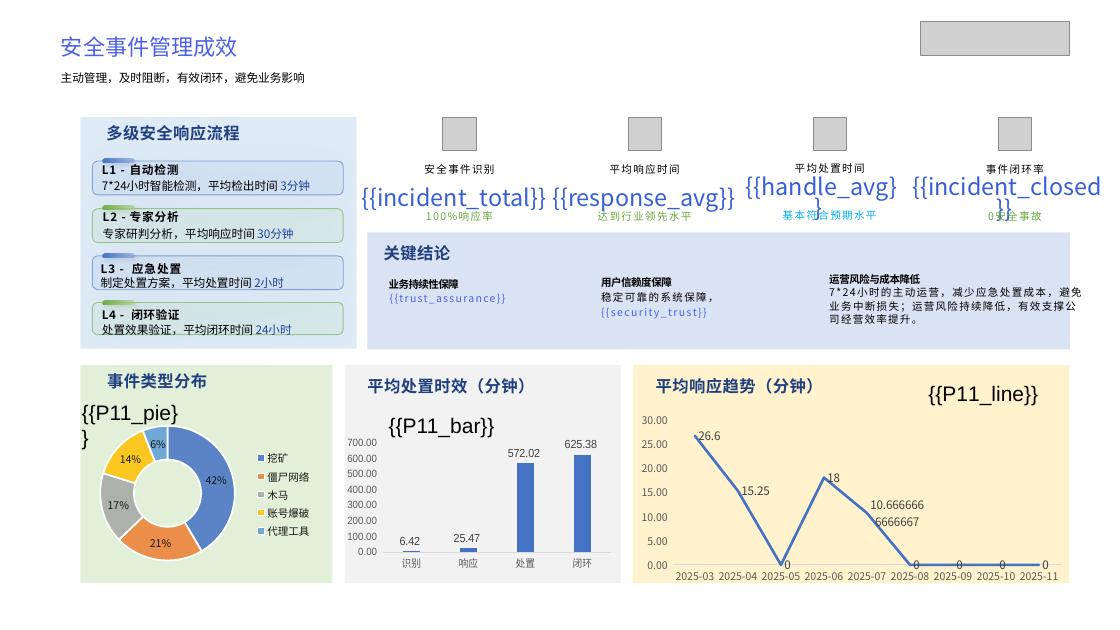
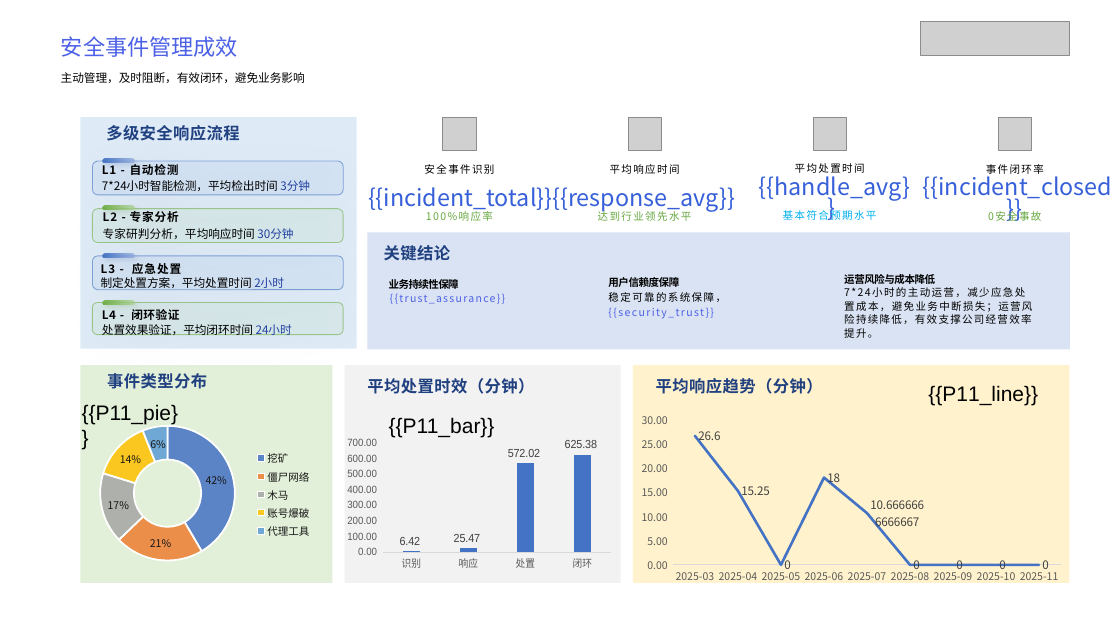
Before and after one commit to Xupai2022/report-generation, a slide deck: slide 11 of mss_ai_ppt_sample_assets/backend/data/templates/经典模板.pptx. Drawn at 1120x630 pixels with LibreOffice and Linux fonts; fonts in the diff are those of the drawing; grey boxes stand for pictures. Boxes give left, top, right and bottom in pixels: in the first picture for what was removed or moved away, otherwise in the second. Text is boxed around its words. In the diff, an @@ line names an element or a change of style, - is before the commit and + after.

```diff
--- a/mss_ai_ppt_sample_assets/backend/data/templates/经典模板.pptx
+++ b/mss_ai_ppt_sample_assets/backend/data/templates/经典模板.pptx
@@ text "{{handle_avg}}": place and size @@
-text "{{handle_avg}}" at box(746, 171, 897, 201)
+text "{{handle_avg}}" at box(759, 171, 910, 201)
@@ text "{{incident_closed}}": place and size @@
-text "{{incident_closed}}" at box(912, 172, 1102, 202)
+text "{{incident_closed}}" at box(923, 172, 1112, 202)
@@ text "{{incident_total}}": place and size @@
-text "{{incident_total}}" at box(361, 187, 545, 212)
+text "{{incident_total}}" at box(368, 187, 552, 212)
@@ text "运营风险与成本降低" rewrapped from box(829, 272, 1081, 324) to box(844, 272, 1032, 338) @@
@@ text "用户信赖度保障" rewrapped from box(601, 275, 719, 302) to box(608, 275, 726, 318) @@
```
Also in this commit, not shown: 5 other slides changed, 13 other files.
